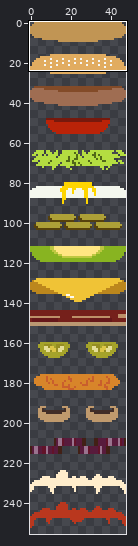
Two versions of one sprite sheet, assets/ingredients.png. The picture above shows the old version from afar; the outline marks the close-up.
Close-up. Before:
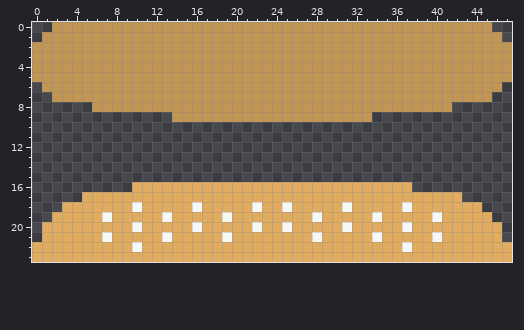
The file is 48x256 pixels. Shown: x 0..47, y 0..23.
Now the later version:
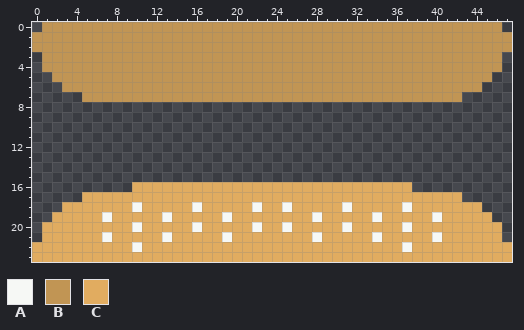
Palette (. is transparent): A #f6f8f5  B #c19554  C #e1ac60
Message: [ingredients] Update bottom bun
Change:
y 0: x 1 . -> B; x 46 . -> B
y 1: x 0 . -> B; x 47 . -> B
y 3..4: x 0 B -> .; x 47 B -> .
y 5: x 0..1 BB -> ..; x 46..47 BB -> ..
y 6: x 1..2 BB -> ..; x 45..46 BB -> ..
y 7: x 2..4 BBB -> ...; x 43..45 BBB -> ...
y 8: x 6..41 BBBBBBBBBBBBBBBBBBBBBBBBBBBBBBBBBBBB -> ....................................
y 9: x 14..33 BBBBBBBBBBBBBBBBBBBB -> ....................
Boxes around the changes in both close-ups, in picture pixels (x1, y1, x2, y2):
changed: (32, 22, 512, 122)
